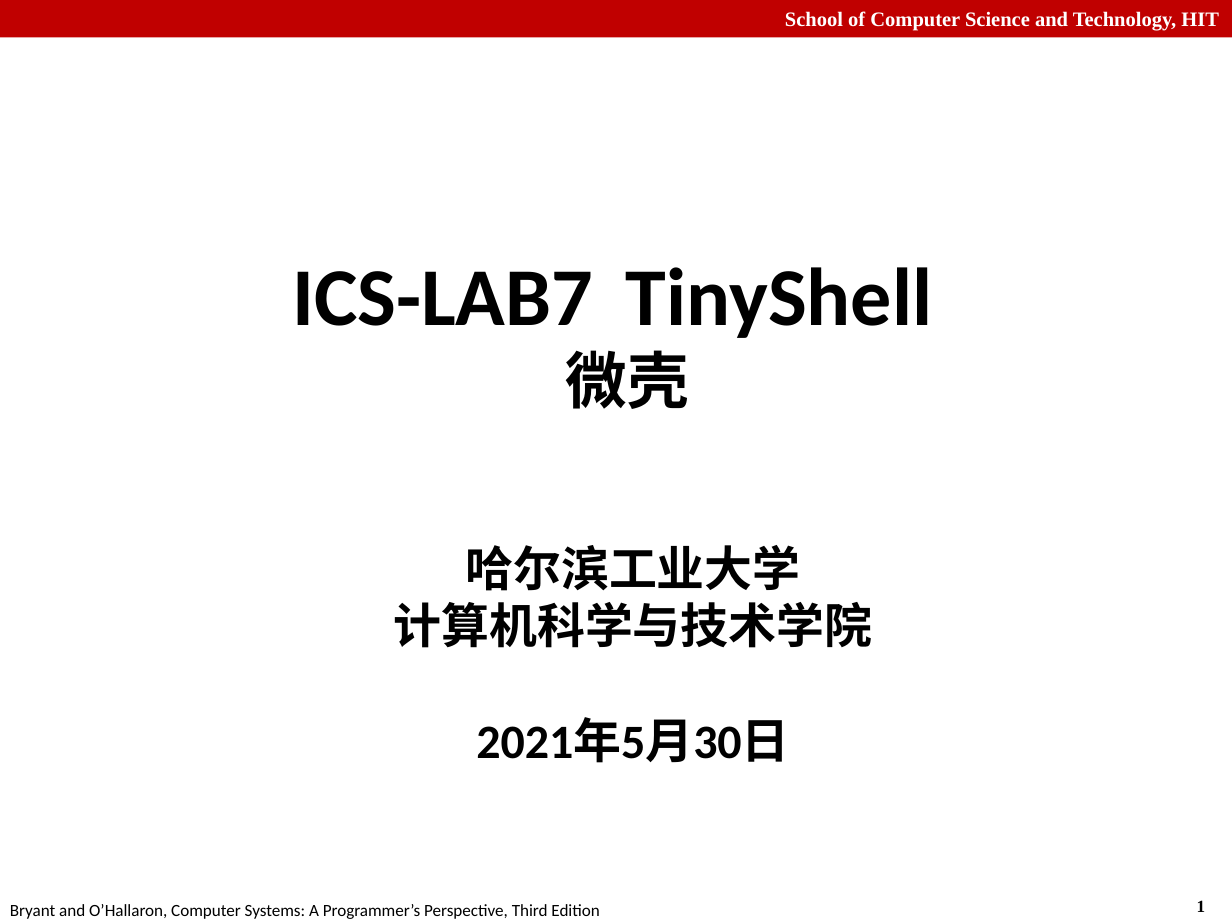
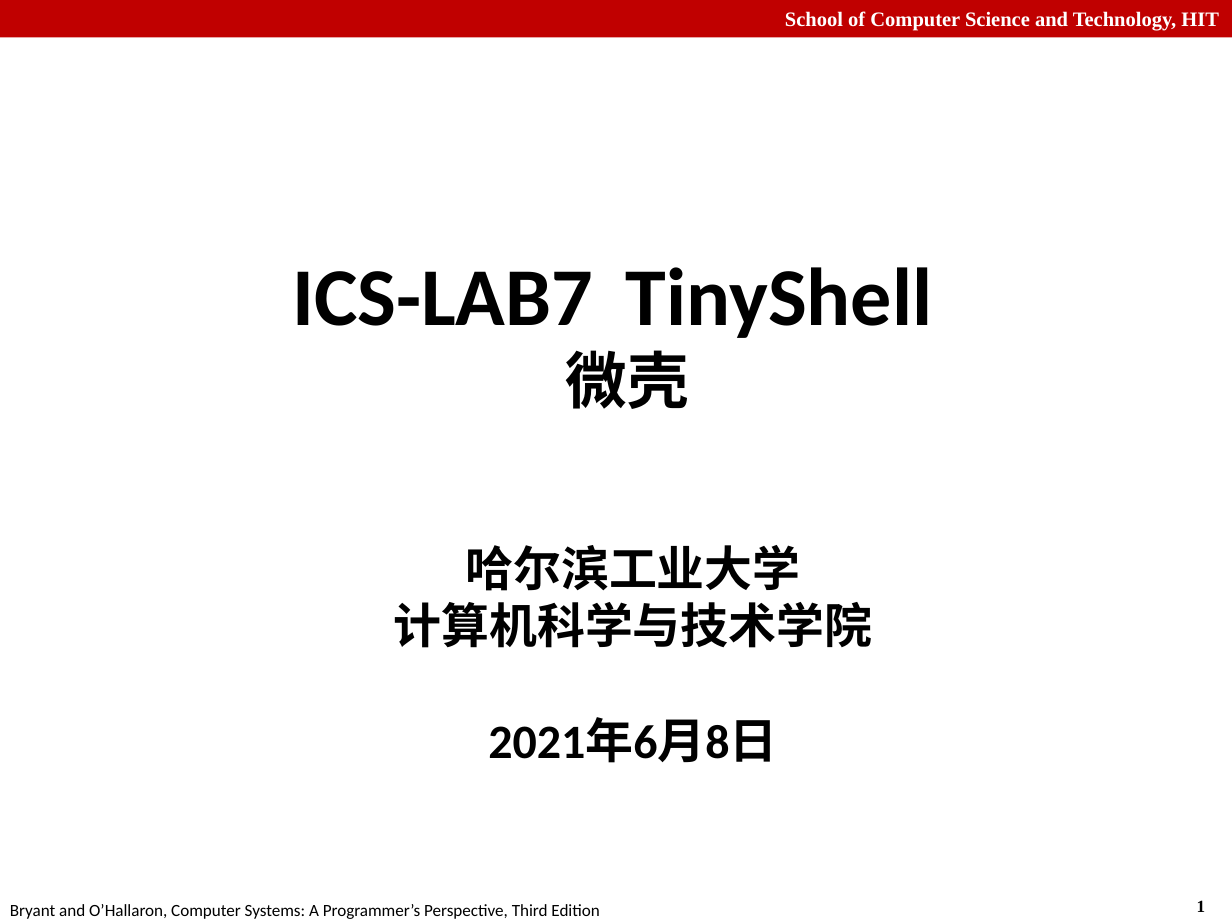
Before and after one commit to cuttingedge191/HITCS-ICS_CSAPP, a slide deck: slide 1 of HIT_Labs/Lab7/Lab7-2021.pptx. Drawn at 1232x924 pixels with LibreOffice and Linux fonts; fonts in the diff are those of the drawing. Boxes give left, top, right and bottom in pixels: in the first picture for what was removed or moved away, otherwise in the second. Text is boxed around its words. In the diff, an @@ line names an element or a change of style, - is before the commit and + after.

```diff
--- a/HIT_Labs/Lab7/Lab7-2021.pptx
+++ b/HIT_Labs/Lab7/Lab7-2021.pptx
@@ text at [488,718,777,763]: text changed @@
-2021年5月30日
+2021年6月8日
```
Also in this commit, not shown: 8 other slides changed, 1 slide added, 43 other files.
